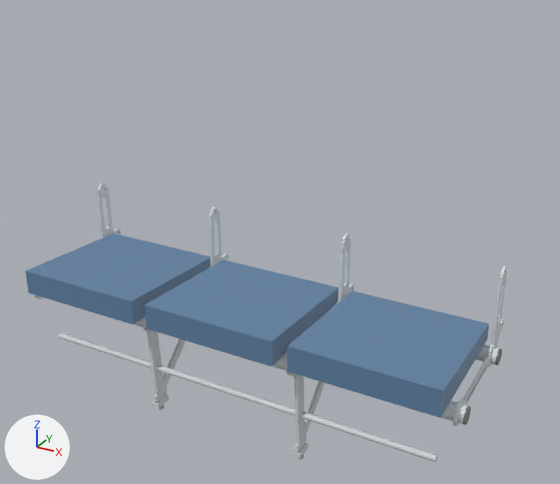
An edit to the glTF model docs/ESP 2026/steps/esp2026_seat_set/step_03.glb, drawn before and after from the same camera.
Rendered twice from a 50 mm lens placed at (1160.0, -1732.0, 1578.0), pointed at (47.0, 293.0, 566.0). Every picture has the same lights, and +X, +Y and +Z are marked at lower left. The picture after the commit comes second.

The first picture shows 'part__baggage bar', 'part__leg 1', 'part__leg 2', 'part__seat 1 cushion cover', 'part__seat 2 cushion cover', 'part__seat 3 cushion cover', 'part__spreader 2', 'part__spreader 4' and 8 more.
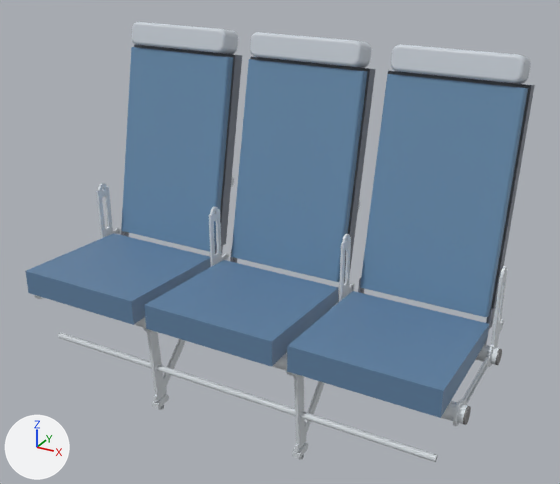
Boxes [x1, y1, x2, y2] around the edits, measured in the pictures (560 x 484 px):
'part__seat 3 back cushion cover', added (blue): after [360, 74, 528, 317]
'part__seat 2 back cushion cover', added (blue): after [231, 59, 367, 282]
'part__seat 1 back cushion cover', added (blue): after [121, 47, 233, 252]
'part__seat 3 head rest', added: after [391, 44, 531, 84]
'part__seat 2 head rest', added: after [250, 32, 371, 68]
'part__seat 1 head rest', added: after [132, 22, 238, 54]
'part__seat 1 back shell', added: after [121, 44, 242, 254]
'part__seat 3 back shell', added: after [358, 70, 535, 345]
'part__seat 2 back shell', added: after [230, 56, 376, 304]

Patch to the scene script:
```diff
--- a/docs/ESP 2026/steps/esp2026_seat_set/step_03.glb.py
+++ b/docs/ESP 2026/steps/esp2026_seat_set/step_03.glb.py
@@ mat_defaultmaterial_059 @@
+mat_defaultmaterial_059 = bpy.data.materials.new('DefaultMaterial.059')
+mat_defaultmaterial_059.use_nodes = True; mat_defaultmaterial_059.node_tree.nodes.clear()
+_N = mat_defaultmaterial_059.node_tree.nodes; _L = mat_defaultmaterial_059.node_tree.links
+n0 = _N.new('ShaderNodeOutputMaterial'); n0.name = 'Material Output'
+n1 = _N.new('ShaderNodeBsdfPrincipled'); n1.name = 'Principled BSDF'
+n2 = _N.new('ShaderNodeVertexColor'); n2.name = 'Color Attribute'
+_L.new(n1.outputs[0], n0.inputs[0])  # 'BSDF' to 'Surface'
+_L.new(n2.outputs[0], n1.inputs[0])  # 'Color' to 'Base Color'
@@ mat_defaultmaterial_058 @@
+mat_defaultmaterial_058 = bpy.data.materials.new('DefaultMaterial.058')
+mat_defaultmaterial_058.use_nodes = True; mat_defaultmaterial_058.node_tree.nodes.clear()
+_N = mat_defaultmaterial_058.node_tree.nodes; _L = mat_defaultmaterial_058.node_tree.links
+n0 = _N.new('ShaderNodeOutputMaterial'); n0.name = 'Material Output'
+n1 = _N.new('ShaderNodeBsdfPrincipled'); n1.name = 'Principled BSDF'
+n2 = _N.new('ShaderNodeVertexColor'); n2.name = 'Color Attribute'
+_L.new(n1.outputs[0], n0.inputs[0])  # 'BSDF' to 'Surface'
+_L.new(n2.outputs[0], n1.inputs[0])  # 'Color' to 'Base Color'
@@ mat_defaultmaterial_056 @@
+mat_defaultmaterial_056 = bpy.data.materials.new('DefaultMaterial.056')
+mat_defaultmaterial_056.use_nodes = True; mat_defaultmaterial_056.node_tree.nodes.clear()
+_N = mat_defaultmaterial_056.node_tree.nodes; _L = mat_defaultmaterial_056.node_tree.links
+n0 = _N.new('ShaderNodeOutputMaterial'); n0.name = 'Material Output'
+n1 = _N.new('ShaderNodeBsdfPrincipled'); n1.name = 'Principled BSDF'
+n2 = _N.new('ShaderNodeVertexColor'); n2.name = 'Color Attribute'
+_L.new(n1.outputs[0], n0.inputs[0])  # 'BSDF' to 'Surface'
+_L.new(n2.outputs[0], n1.inputs[0])  # 'Color' to 'Base Color'
@@ mat_defaultmaterial_045 @@
+mat_defaultmaterial_045 = bpy.data.materials.new('DefaultMaterial.045')
+mat_defaultmaterial_045.use_nodes = True; mat_defaultmaterial_045.node_tree.nodes.clear()
+_N = mat_defaultmaterial_045.node_tree.nodes; _L = mat_defaultmaterial_045.node_tree.links
+n0 = _N.new('ShaderNodeOutputMaterial'); n0.name = 'Material Output'
+n1 = _N.new('ShaderNodeBsdfPrincipled'); n1.name = 'Principled BSDF'
+n2 = _N.new('ShaderNodeVertexColor'); n2.name = 'Color Attribute'
+_L.new(n1.outputs[0], n0.inputs[0])  # 'BSDF' to 'Surface'
+_L.new(n2.outputs[0], n1.inputs[0])  # 'Color' to 'Base Color'
@@ mat_defaultmaterial_044 @@
+mat_defaultmaterial_044 = bpy.data.materials.new('DefaultMaterial.044')
+mat_defaultmaterial_044.use_nodes = True; mat_defaultmaterial_044.node_tree.nodes.clear()
+_N = mat_defaultmaterial_044.node_tree.nodes; _L = mat_defaultmaterial_044.node_tree.links
+n0 = _N.new('ShaderNodeOutputMaterial'); n0.name = 'Material Output'
+n1 = _N.new('ShaderNodeBsdfPrincipled'); n1.name = 'Principled BSDF'
+n2 = _N.new('ShaderNodeVertexColor'); n2.name = 'Color Attribute'
+_L.new(n1.outputs[0], n0.inputs[0])  # 'BSDF' to 'Surface'
+_L.new(n2.outputs[0], n1.inputs[0])  # 'Color' to 'Base Color'
@@ mat_defaultmaterial_042 @@
+mat_defaultmaterial_042 = bpy.data.materials.new('DefaultMaterial.042')
+mat_defaultmaterial_042.use_nodes = True; mat_defaultmaterial_042.node_tree.nodes.clear()
+_N = mat_defaultmaterial_042.node_tree.nodes; _L = mat_defaultmaterial_042.node_tree.links
+n0 = _N.new('ShaderNodeOutputMaterial'); n0.name = 'Material Output'
+n1 = _N.new('ShaderNodeBsdfPrincipled'); n1.name = 'Principled BSDF'
+n2 = _N.new('ShaderNodeVertexColor'); n2.name = 'Color Attribute'
+_L.new(n1.outputs[0], n0.inputs[0])  # 'BSDF' to 'Surface'
+_L.new(n2.outputs[0], n1.inputs[0])  # 'Color' to 'Base Color'
@@ ob_part__seat_3_head_rest @@
+ob_part__seat_3_head_rest = bpy.data.objects.new('part__seat 3 head rest', me_part__seat_3_head_rest)  # 1224 vertices, 2444 faces; spans x 300.0..700.0, y 523.0..625.0, z 1086.0..1181.0
+ob_part__seat_3_head_rest.location = (0.0, 0.0, 0.0)
@@ ob_part__seat_3_back_cushion_cover @@
+ob_part__seat_3_back_cushion_cover = bpy.data.objects.new('part__seat 3 back cushion cover', me_part__seat_3_back_cushion_cover)  # 144 vertices, 284 faces; spans x 288.0..712.0, y 393.0..568.0, z 410.0..1091.0
+ob_part__seat_3_back_cushion_cover.location = (0.0, 0.0, 0.0)
@@ ob_part__seat_3_back_shell @@
+ob_part__seat_3_back_shell = bpy.data.objects.new('part__seat 3 back shell', me_part__seat_3_back_shell)  # 438 vertices, 884 faces; spans x 280.0..720.0, y 401.0..614.0, z 277.0..1094.0
+ob_part__seat_3_back_shell.location = (0.0, 0.0, 0.0)
@@ ob_part__seat_2_head_rest @@
+ob_part__seat_2_head_rest = bpy.data.objects.new('part__seat 2 head rest', me_part__seat_2_head_rest)  # 1224 vertices, 2444 faces; spans x -200.0..200.0, y 523.0..625.0, z 1086.0..1181.0
+ob_part__seat_2_head_rest.location = (0.0, 0.0, 0.0)
@@ ob_part__seat_2_back_cushion_cover @@
+ob_part__seat_2_back_cushion_cover = bpy.data.objects.new('part__seat 2 back cushion cover', me_part__seat_2_back_cushion_cover)  # 144 vertices, 284 faces; spans x -212.0..212.0, y 393.0..568.0, z 410.0..1091.0
+ob_part__seat_2_back_cushion_cover.location = (0.0, 0.0, 0.0)
@@ ob_part__seat_2_back_shell @@
+ob_part__seat_2_back_shell = bpy.data.objects.new('part__seat 2 back shell', me_part__seat_2_back_shell)  # 438 vertices, 884 faces; spans x -220.0..220.0, y 401.0..614.0, z 277.0..1094.0
+ob_part__seat_2_back_shell.location = (0.0, 0.0, 0.0)
@@ ob_part__seat_1_head_rest @@
+ob_part__seat_1_head_rest = bpy.data.objects.new('part__seat 1 head rest', me_part__seat_1_head_rest)  # 1224 vertices, 2444 faces; spans x -700.0..-300.0, y 523.0..625.0, z 1086.0..1181.0
+ob_part__seat_1_head_rest.location = (0.0, 0.0, 0.0)
@@ ob_part__seat_1_back_cushion_cover @@
+ob_part__seat_1_back_cushion_cover = bpy.data.objects.new('part__seat 1 back cushion cover', me_part__seat_1_back_cushion_cover)  # 144 vertices, 284 faces; spans x -712.0..-288.0, y 393.0..568.0, z 410.0..1091.0
+ob_part__seat_1_back_cushion_cover.location = (0.0, 0.0, 0.0)
@@ ob_part__seat_1_back_shell @@
+ob_part__seat_1_back_shell = bpy.data.objects.new('part__seat 1 back shell', me_part__seat_1_back_shell)  # 438 vertices, 884 faces; spans x -720.0..-280.0, y 401.0..614.0, z 277.0..1094.0
+ob_part__seat_1_back_shell.location = (0.0, 0.0, 0.0)
```
